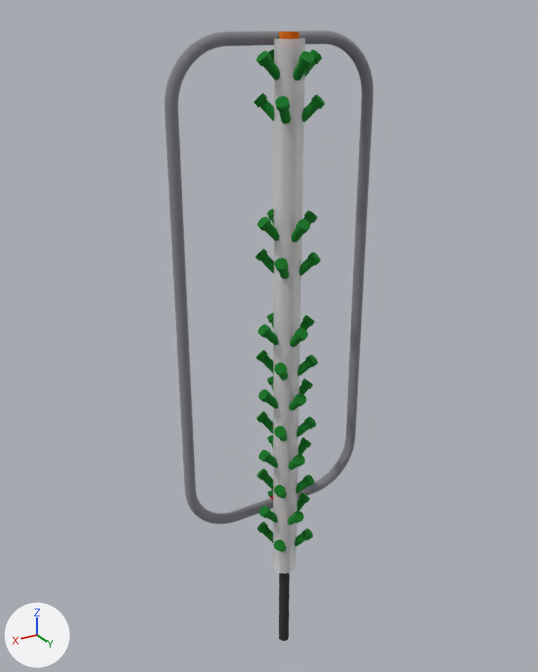
The glTF model cad/renders/spine-connector-positions.glb, before and after one commit.
One viewpoint serves both versions: a 50 mm lens placed at (1032.0, 1624.0, 1934.0), pointed at (13.0, -75.0, 1085.0). Arrows for +X, +Y and +Z are at lower left; the lights stay in place. The first picture is the older version. Where no turn or scale is listed for an object, it has been applied to the vertices. Vertices at exactly the same position are counted once.

In view in the first picture: 'connector_top_bracket', 'growing_pipe', 'pod_places_free', 'track_loop' and 1 more.
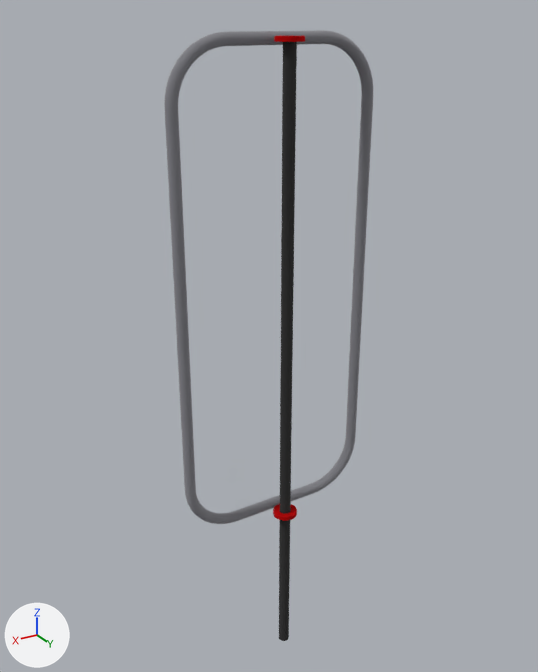
Not visible in the pictures: 'connector_top_lock_nut', 'pod_places_IN_CONNECTOR_POSITION'.

Pixel boxes (x1, y1, x2, y2) of what changed, in the pictures (538 x 672 px):
'growing_pipe', deleted
    before: (273, 38, 306, 574)
'pod_places_free', deleted (green)
    before: (254, 49, 325, 552)
'marker_bottom_connector', added
    after: (273, 504, 297, 521)
'marker_top_connector', added
    after: (274, 36, 305, 42)
'connector_top_bracket', deleted
    before: (279, 32, 299, 39)
part 1 of me_track_loop, deleted
    before: (229, 35, 327, 42)
part 2 of me_track_loop, deleted (mostly hidden)
    before: (239, 489, 314, 520)

The change in detail:
Material 'mat_1' (mat_mat_1) changes colour from white #f2f2f2 to grey #b3b3b8; in linear values from (0.89, 0.89, 0.89) to (0.448, 0.448, 0.477).
In material 'mat_1' (mat_mat_1), alpha goes from 0.5 to 1.0.
In material 'mat_1' (mat_mat_1), metallic goes from 0.0 to 1.0.
Material 'mat_2' (mat_mat_2) changes colour from grey #b3b3b8 to red #d91919; in linear values from (0.448, 0.448, 0.477) to (0.692, 0.01, 0.01).
me_track_loop is used by ob_track_loop; location (0.0, 0.0, 0.0).
me_track_loop had 2444 vertices, 4888 faces and spanned x -306.0..306.0, y -76.0..-44.0, z 498.0..1900.0.
me_track_loop no longer uses material mat_mat_2 (grey #b3b3b8).
me_track_loop now has 2060 vertices, 4120 faces and spans x -306.0..306.0, y -76.0..-44.0, z 498.0..1900.0.
me_track_loop part 1: 192 vertices removed from x -20.0..20.0, y -74.0..-44.0, z 1870.0..1898.0.
me_track_loop part 2: 192 vertices removed from x -20.0..20.0, y -74.0..-44.0, z 500.0..528.0.
me_track_loop gains material mat_mat_1 (grey #b3b3b8).
Mesh me_marker_top_connector is new.
It has 168 vertices, 336 faces and spans x -36.8..36.8, y -36.7..36.7, z 1878.0..1890.0.
It uses material mat_mat_2 (red #d91919).
Mesh me_marker_bottom_connector is new.
It has 168 vertices, 336 faces and spans x -36.8..36.8, y -36.7..36.7, z 508.0..520.0.
It uses material mat_mat_2 (red #d91919).
Object 'growing_pipe' (ob_growing_pipe) is deleted.
Object 'connector_top_bracket' (ob_connector_top_bracket) is deleted.
Object 'connector_top_lock_nut' (ob_connector_top_lock_nut) is deleted.
Object 'pod_places_free' (ob_pod_places_free) is deleted.
Object 'pod_places_IN_CONNECTOR_POSITION' (ob_pod_places_in_connector_position) is deleted.
Object 'marker_top_connector' (ob_marker_top_connector) is new; it shows me_marker_top_connector.
Its location is (0.0, 0.0, 0.0).
Object 'marker_bottom_connector' (ob_marker_bottom_connector) is new; it shows me_marker_bottom_connector.
Its location is (0.0, 0.0, 0.0).
